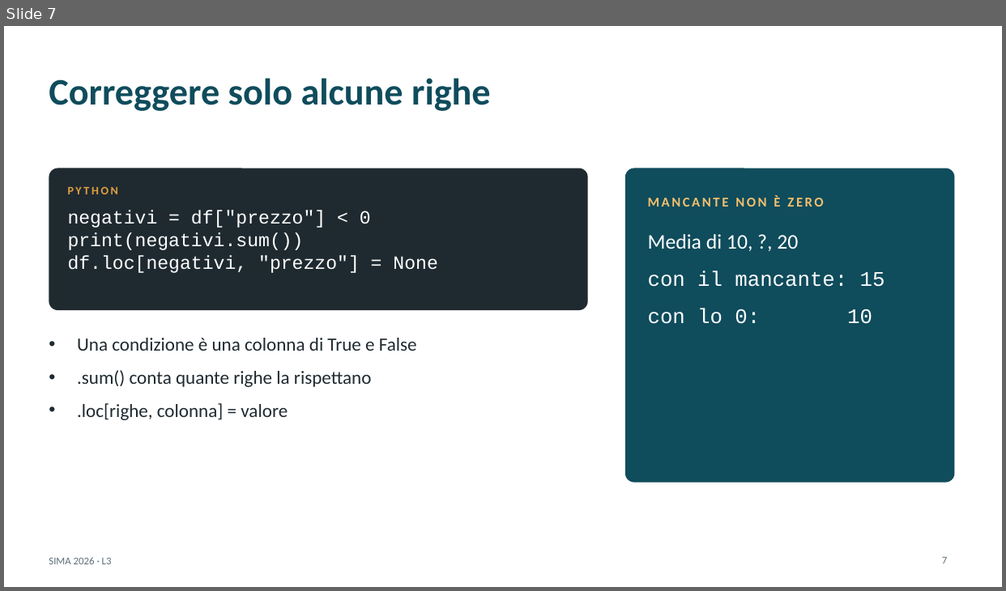
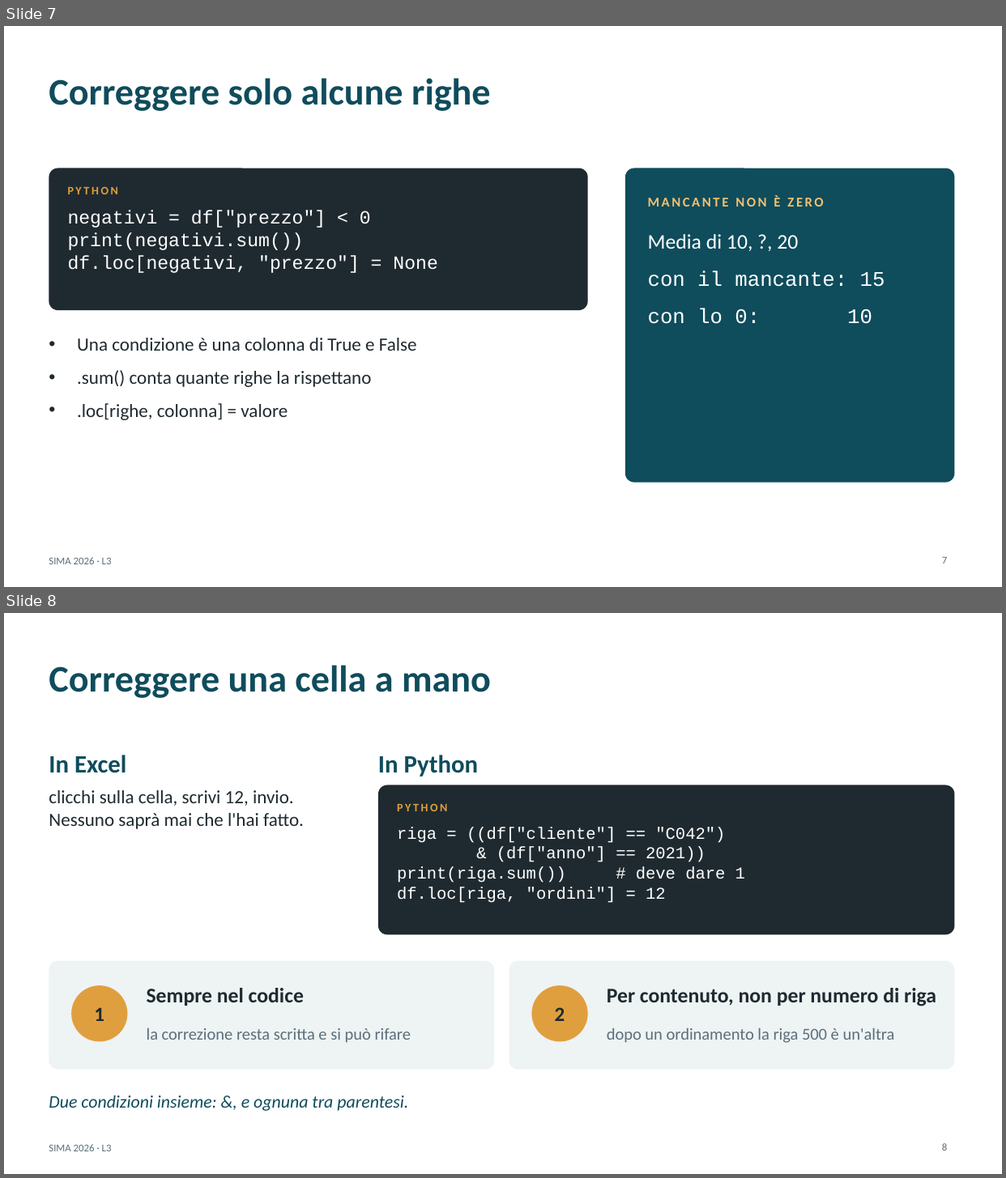
Before and after one commit to andrealorenzon/SIMA2026, a slide deck: lezioni/L03_pulizia/slide.pptx. Shown one above the other, each under a label of ours: slide 7 before the commit, slides 7 and 8 after it. The pictures are 1006x591 and 1006x1178 pixels, drawn with LibreOffice and Linux fonts; fonts in the diff are those of the drawing. Boxes give left, top, right and bottom in pixels: in the first picture for what was removed or moved away, otherwise in the second. Text is boxed around its words. In the diff, an @@ line names an element or a change of style, - is before the commit and + after.

```diff
--- a/lezioni/L03_pulizia/slide.pptx
+++ b/lezioni/L03_pulizia/slide.pptx
@@ slide 8 added at [4, 613, 1002, 1174], background #FFFFFF; not listed: 1 template element that a slide beside it also shows @@
@@ title added at [49, 665, 491, 698], 36 pt, text #0F4C5C, bold @@
+Correggere una cella a mano
@@ text added at [49, 755, 126, 773], 24 pt, text #0F4C5C, bold @@
+In Excel
@@ text added at [378, 755, 479, 777], 24 pt, text #0F4C5C, bold @@
+In Python
@@ text added at [49, 790, 304, 829], 18 pt, text #1F2A30 @@
+clicchi sulla cella, scrivi 12, invio. Nessuno saprà mai che l'hai fatto.
@@ rounded rectangle added at [378, 786, 955, 935], fill #1F2A30 @@
@@ text added at [397, 803, 447, 811], 11 pt, text #E09F3E, bold @@
+PYTHON
@@ text added at [397, 827, 745, 903], 16 pt, text #FFFFFF @@
+riga = ((df["cliente"] == "C042")
+& (df["anno"] == 2021))
+print(riga.sum()) # deve dare 1
+df.loc[riga, "ordini"] = 12
@@ rounded rectangle added at [49, 961, 494, 1070], fill #EEF3F4 @@
@@ rounded rectangle added at [509, 961, 955, 1070], fill #EEF3F4 @@
@@ ellipse added at [71, 986, 127, 1042], fill #E09F3E @@
@@ text added at [147, 988, 304, 1006], 20 pt, text #1F2A30, bold @@
+Sempre nel codice
@@ ellipse added at [532, 986, 588, 1042], fill #E09F3E @@
@@ text added at [607, 988, 936, 1007], 20 pt, text #1F2A30, bold @@
+Per contenuto, non per numero di riga
@@ text added at [94, 1007, 104, 1021], 19.5 pt, text #1F2A30, bold @@
+1
@@ text added at [555, 1007, 565, 1021], 19.5 pt, text #1F2A30, bold @@
+2
@@ text added at [147, 1029, 411, 1043], 16 pt, text #5C6F7B @@
+la correzione resta scritta e si può rifare
@@ text added at [607, 1029, 895, 1043], 16 pt, text #5C6F7B @@
+dopo un ordinamento la riga 500 è un'altra
@@ text added at [49, 1096, 408, 1111], 17 pt, text #0F4C5C, italic @@
+Due condizioni insieme: &, e ognuna tra parentesi.
@@ page number added at [942, 1144, 947, 1151], 10 pt, text #5C6F7B @@
+8
```
Also in this commit, not shown: 3 other files.
